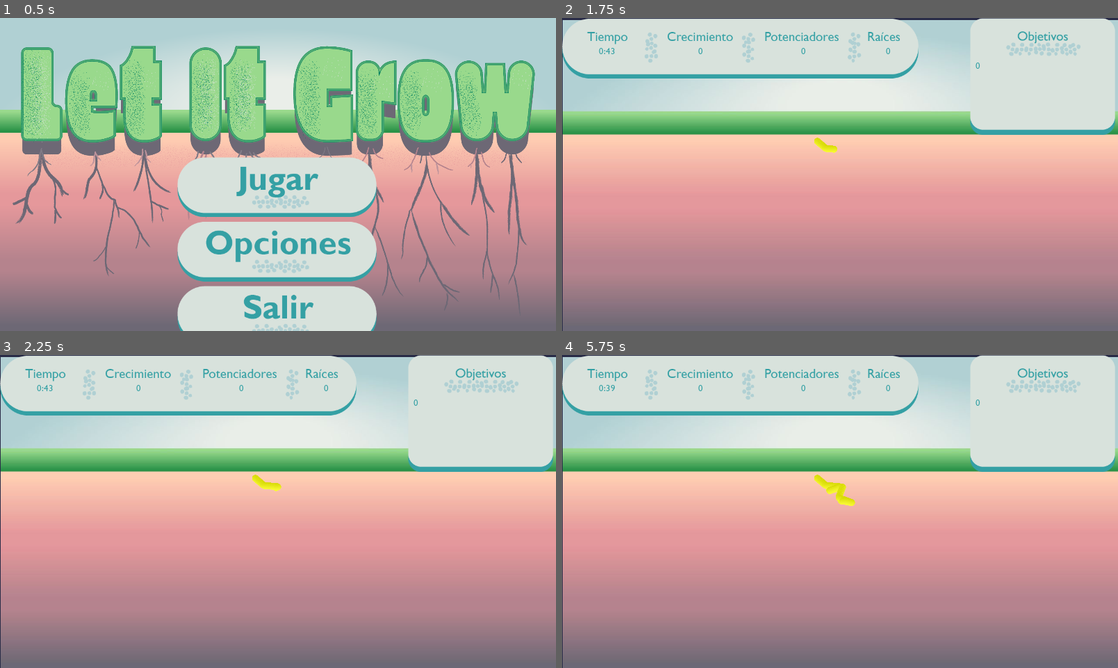
Above: before the commit, frames 1-4 (two rows, left to right).
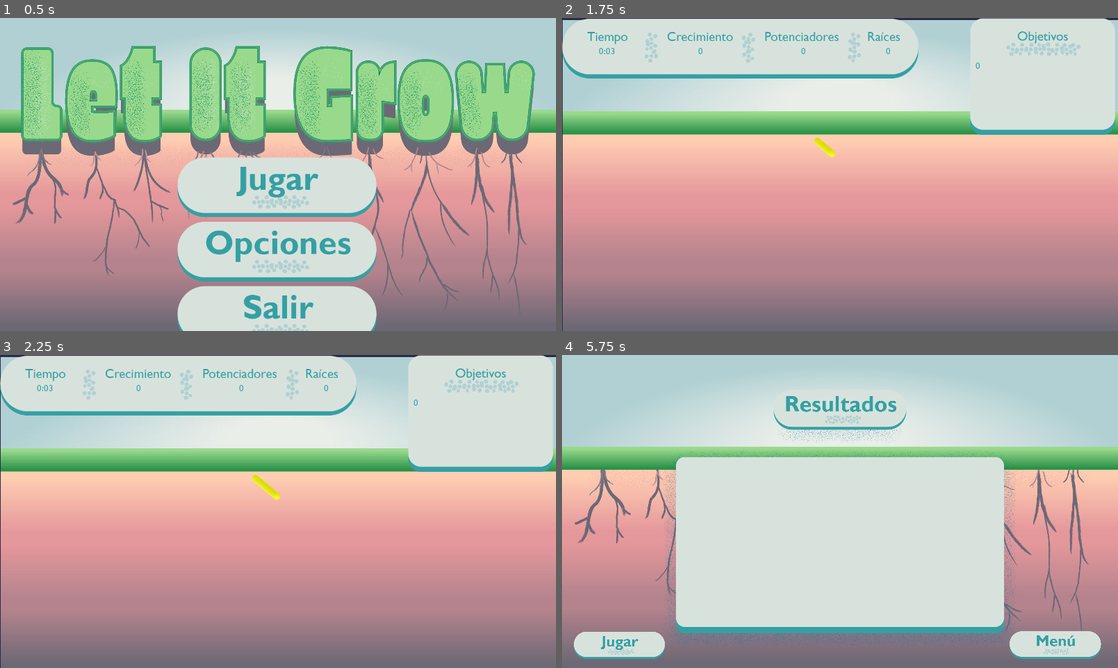
Above: after the commit, the same moments.

Repository: RootsGame/RootGame
Game: Godot game, scene res://Menu.tscn
Two runs of this game, one before a commit and one after it. Both use one fixed random seed, a clock stepped at 60 frames per second and the inputs below.
Inputs (mouse positions are in pixels of both pictures, inside the frame that each line leads up to):
- Up to frame 1 (0.5 s): no input
- Up to frame 2 (1.75 s): click (840, 187) at 0.5 s; tap Enter at 1.25 s; move the mouse to (962, 158) at 1.27 s; press the mouse at (962, 158) at 1.28 s
- Up to frame 3 (2.25 s): tap Space at 2 s; move the mouse to (166, 527) at 2.02 s; release the mouse at (166, 527) at 2.03 s; click (166, 527) at 2.1 s
- Up to frame 4 (5.75 s): tap Enter at 2.75, 5 s; move the mouse to (895, 442) at 2.77 s; press the mouse at (895, 442) at 2.78 s; tap Space at 3.5 s; move the mouse to (812, 574) at 3.52 s; release the mouse at (812, 574) at 3.53 s; click (812, 574) at 3.6 s; move the mouse to (1006, 558) at 4.27 s; press the mouse at (1006, 558) at 4.28 s; move the mouse to (673, 464) at 5.02 s; release the mouse at (673, 464) at 5.03 s; click (673, 464) at 5.1 s

Frame 1 is identical in both runs. In frame 2, less than 0.1% of the frame differs, in the area x 7-50%, y 9-45%; in frame 3, 0.1%; in frame 4, 56%, in the area x 0-100%, y 0-100%.

Commit message:
attempt of powerupgenerator

Diff:
--- /dev/null
+++ b/BluePowerUp.gd
@@ -0,0 +1,15 @@
+extends Area2D
+
+# Called when the node enters the scene tree for the first time.
+func _ready():
+	pass # Replace with function body.
+
+
+# Called every frame. 'delta' is the elapsed time since the previous frame.
+#func _process(delta):
+#	pass
+
+
+func _on_BluePowerUp_body_entered(body):
+	#GLOBAL.powerups += 1
+	queue_free()
--- /dev/null
+++ b/BluePowerUp.tscn
@@ -0,0 +1,20 @@
+[gd_scene load_steps=4 format=2]
+
+[ext_resource path="res://potenciadorsupernutrienteazul.png" type="Texture" id=1]
+[ext_resource path="res://BluePowerUp.gd" type="Script" id=2]
+
+[sub_resource type="CircleShape2D" id=1]
+radius = 18.0278
+
+[node name="BluePowerUp" type="Area2D" groups=["PowerUp"]]
+script = ExtResource( 2 )
+
+[node name="Sprite" type="Sprite" parent="."]
+position = Vector2( 2.99231, -3.46478 )
+scale = Vector2( -0.113034, -0.115332 )
+texture = ExtResource( 1 )
+
+[node name="CollisionShape2D" type="CollisionShape2D" parent="."]
+shape = SubResource( 1 )
+
+[connection signal="body_entered" from="." to="." method="_on_BluePowerUp_body_entered"]
--- /dev/null
+++ b/GLOBAL.gd
@@ -0,0 +1,13 @@
+extends Node
+
+onready var powerups : int
+onready var rng : RandomNumberGenerator = RandomNumberGenerator.new()
+
+func random(min_number, max_number):
+	rng.randomize()
+	var random = rng.randf_range(min_number,max_number)
+	return random
+
+# Called when the node enters the scene tree for the first time.
+func _ready():
+	pass # Replace with function body.
--- a/HUD.gd
+++ b/HUD.gd
@@ -5,7 +5,7 @@
 var roots = 0
 var powerups = 0
 var goals = 0
-var time = 45
+var time = 5
 
 onready var timer = get_node("TimeToAchieveGoals")
 
--- a/Level/navigation.gd
+++ b/Level/navigation.gd
@@ -15,9 +15,22 @@
 var grownDistance = 0
 var newRoot = 600
 
+var blue = preload("res://BluePowerUp.tscn")
+var yellow = preload("res://YellowPowerUp.tscn")
+var pink = preload("res://PinkPowerUp.tscn")
+var powerups = [blue, yellow, pink]
+
+var powerupsamount = 7
+
 onready var character = $Character
+onready var area = $PowerUpSpawn
 
 func _ready():
+	randomize()
+	var powerup = powerups[randi() % powerups.size()]
+	var object = powerup.instance()
+	var position = area.rect_position + Vector2(randf() * area.rect_size.x, randf() * area.rect_size.y)
+	object.position = position
 	# use call deferred to make sure the entire SceneTree Nodes are setup
 	# else yield on 'physics_frame' in a _ready() might get stuck
 	call_deferred("setup_navserver")
--- a/Menu/Menu.gd
+++ b/Menu/Menu.gd
@@ -1,21 +1,8 @@
 extends Control
 
-# Declare member variables here. Examples:
-# var a = 2
-# var b = "text"
 func _ready():
 	if not MenuMusic.playing:
 		MenuMusic.play()
-
-
-# Called when the node enters the scene tree for the first time.
-
-
-
-# Called every frame. 'delta' is the elapsed time since the previous frame.
-#func _process(delta):
-#	pass
-
 
 func _on_SelectLevelButton_pressed():
 	MenuMusic.stop()
--- /dev/null
+++ b/PinkPowerUp.gd
@@ -0,0 +1,21 @@
+extends Area2D
+
+
+# Declare member variables here. Examples:
+# var a = 2
+# var b = "text"
+
+
+# Called when the node enters the scene tree for the first time.
+func _ready():
+	pass # Replace with function body.
+
+
+# Called every frame. 'delta' is the elapsed time since the previous frame.
+#func _process(delta):
+#	pass
+
+
+func _on_PinkPowerUp_body_entered(body):
+	#GLOBAL.powerups += 1
+	queue_free()
--- /dev/null
+++ b/PinkPowerUp.tscn
@@ -0,0 +1,22 @@
+[gd_scene load_steps=4 format=2]
+
+[ext_resource path="res://potenciadorsupernutrienterosa.png" type="Texture" id=1]
+[ext_resource path="res://PinkPowerUp.gd" type="Script" id=2]
+
+[sub_resource type="RectangleShape2D" id=1]
+extents = Vector2( 14.4219, 19.692 )
+
+[node name="PinkPowerUp" type="Area2D"]
+script = ExtResource( 2 )
+
+[node name="Sprite" type="Sprite" parent="."]
+position = Vector2( 2.99231, -3.46478 )
+scale = Vector2( -0.113034, -0.115332 )
+texture = ExtResource( 1 )
+
+[node name="CollisionShape2D" type="CollisionShape2D" parent="."]
+position = Vector2( 2.461, -3.30707 )
+rotation = 0.98262
+shape = SubResource( 1 )
+
+[connection signal="body_entered" from="." to="." method="_on_PinkPowerUp_body_entered"]
--- /dev/null
+++ b/YellowPowerUp.gd
@@ -0,0 +1,21 @@
+extends Area2D
+
+
+# Declare member variables here. Examples:
+# var a = 2
+# var b = "text"
+
+
+# Called when the node enters the scene tree for the first time.
+func _ready():
+	pass # Replace with function body.
+
+
+# Called every frame. 'delta' is the elapsed time since the previous frame.
+#func _process(delta):
+#	pass
+
+
+func _on_YellowPowerUp_body_entered(body):
+	#GLOBAL.powerups += 1
+	queue_free()
--- /dev/null
+++ b/YellowPowerUp.tscn
@@ -0,0 +1,22 @@
+[gd_scene load_steps=4 format=2]
+
+[ext_resource path="res://potenciadorsupernutrienteamarillo.png" type="Texture" id=1]
+[ext_resource path="res://YellowPowerUp.gd" type="Script" id=2]
+
+[sub_resource type="CapsuleShape2D" id=1]
+radius = 14.0
+height = 28.0
+
+[node name="YellowPowerUp" type="Area2D"]
+script = ExtResource( 2 )
+
+[node name="Sprite" type="Sprite" parent="."]
+position = Vector2( -0.629961, -0.629959 )
+scale = Vector2( -0.110012, -0.110487 )
+texture = ExtResource( 1 )
+
+[node name="CollisionShape2D" type="CollisionShape2D" parent="."]
+rotation = 0.436332
+shape = SubResource( 1 )
+
+[connection signal="body_entered" from="." to="." method="_on_YellowPowerUp_body_entered"]
--- a/level.tscn
+++ b/level.tscn
@@ -54,3 +54,9 @@
 rotation = 0.00238396
 
 [node name="HUD" parent="." instance=ExtResource( 5 )]
+
+[node name="PowerUpSpawn" type="ReferenceRect" parent="."]
+margin_left = 6.0
+margin_top = 264.0
+margin_right = 1282.0
+margin_bottom = 722.0
--- a/project.godot
+++ b/project.godot
@@ -18,6 +18,7 @@
 [autoload]
 
 MenuMusic="*res://MenuMusic.tscn"
+Global="*res://GLOBAL.gd"
 
 [display]
 
